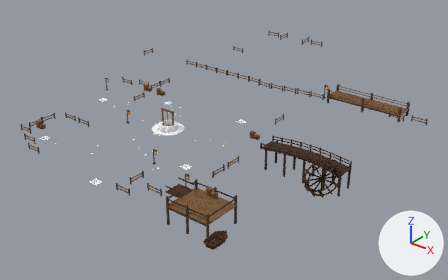
The glTF model assets/models/greystone/reference_v5/props.glb as it was, and as the next commit left it.
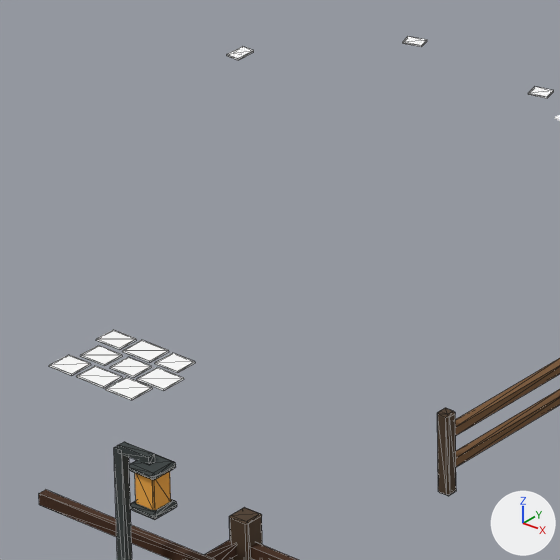
The first picture shows the older version from a 50 mm camera at (76.4, -78.2, 53.3) aimed at (7.0, 8.4, -0.4). The close-ups show the older and then the newer version on the part from 39% to 50% of the width and 49% to 66% of the height of that picture. Only the edits that show in the close-ups are written down. Lighting does not change. The marker at lower right points along +X, +Y and +Z. The close-ups show mesh edges as thin lines. Where no turn or scale is listed for an object, it has been applied to the vertices.

Objects in the first close-up: 'CourtyardInlaidStone', 'DockGangwayRail.001', 'LakesideDock', 'Lantern.004', 'ReferenceYardFence.007' and 5 more.
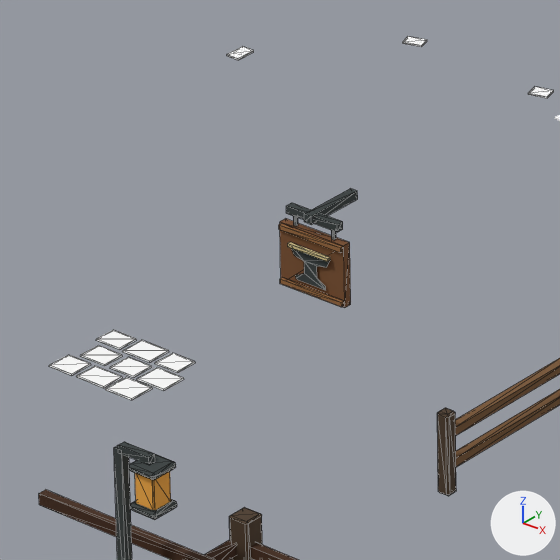
What changed in the scene script:
```text
Add mat_referencecourtyard_iron:
    mat_referencecourtyard_iron = principled_material('ReferenceCourtyard_iron')
    mat_referencecourtyard_iron.base_color = (0.0363, 0.047, 0.047)  # dark grey #363d3d
    mat_referencecourtyard_iron.roughness = 0.86
Add mat_referencecourtyard_oak_light:
    mat_referencecourtyard_oak_light = principled_material('ReferenceCourtyard_oak_light')
    mat_referencecourtyard_oak_light.base_color = (0.319, 0.14, 0.0432)  # brown #99693b
    mat_referencecourtyard_oak_light.roughness = 0.86
Add mat_referencecourtyard_oak:
    mat_referencecourtyard_oak = principled_material('ReferenceCourtyard_oak')
    mat_referencecourtyard_oak.base_color = (0.196, 0.0783, 0.0245)  # brown #7a4f2b
    mat_referencecourtyard_oak.roughness = 0.86
Add mat_referencecourtyard_cream:
    mat_referencecourtyard_cream = principled_material('ReferenceCourtyard_cream')
    mat_referencecourtyard_cream.base_color = (0.692, 0.57, 0.285)  # beige #d9c791
    mat_referencecourtyard_cream.roughness = 0.86
Add me_courtyard_sign_weapon:
    me_courtyard_sign_weapon.from_pydata(...)  # 76 vertices, 106 faces; spans x 15.91..17.09, y -9.408..-8.39, z 5.26..6.565
    # faces by material slot: [58, 12, 24, 12]
    me_courtyard_sign_weapon.materials.append(mat_referencecourtyard_iron)  # dark grey #363d3d
    me_courtyard_sign_weapon.materials.append(mat_referencecourtyard_oak)  # brown #7a4f2b
    me_courtyard_sign_weapon.materials.append(mat_referencecourtyard_oak_light)  # brown #99693b
    me_courtyard_sign_weapon.materials.append(mat_referencecourtyard_cream)  # beige #d9c791
Add ob_courtyard_sign_weapon:
    ob_courtyard_sign_weapon = bpy.data.objects.new('Courtyard_Sign_Weapon', me_courtyard_sign_weapon)
    ob_courtyard_sign_weapon.location = (0.0, 0.0, 0.0)
```

What differs and where, as boxes [x1, y1, x2, y2] in the close-ups (560 x 560 px):
'Courtyard_Sign_Weapon', added
    after: [279, 188, 358, 308]
    faces in mat_referencecourtyard_oak (brown #7a4f2b): [280, 219, 351, 308]
    faces in mat_referencecourtyard_iron (dark grey #363d3d): [286, 188, 358, 290]
    faces in mat_referencecourtyard_oak_light (brown #99693b): [279, 224, 344, 307]
    faces in mat_referencecourtyard_cream (beige #d9c791): [288, 242, 330, 262]
